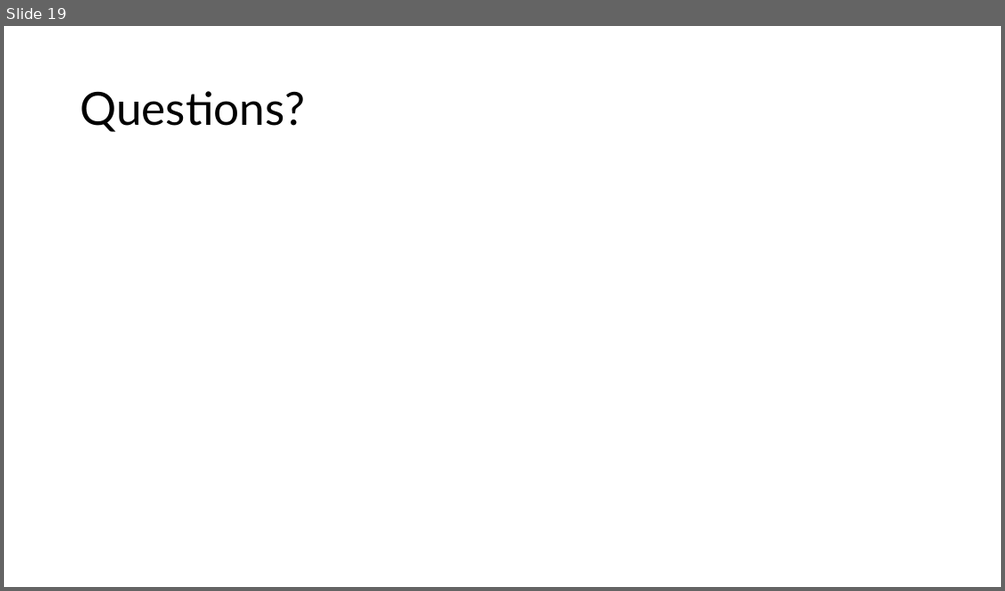
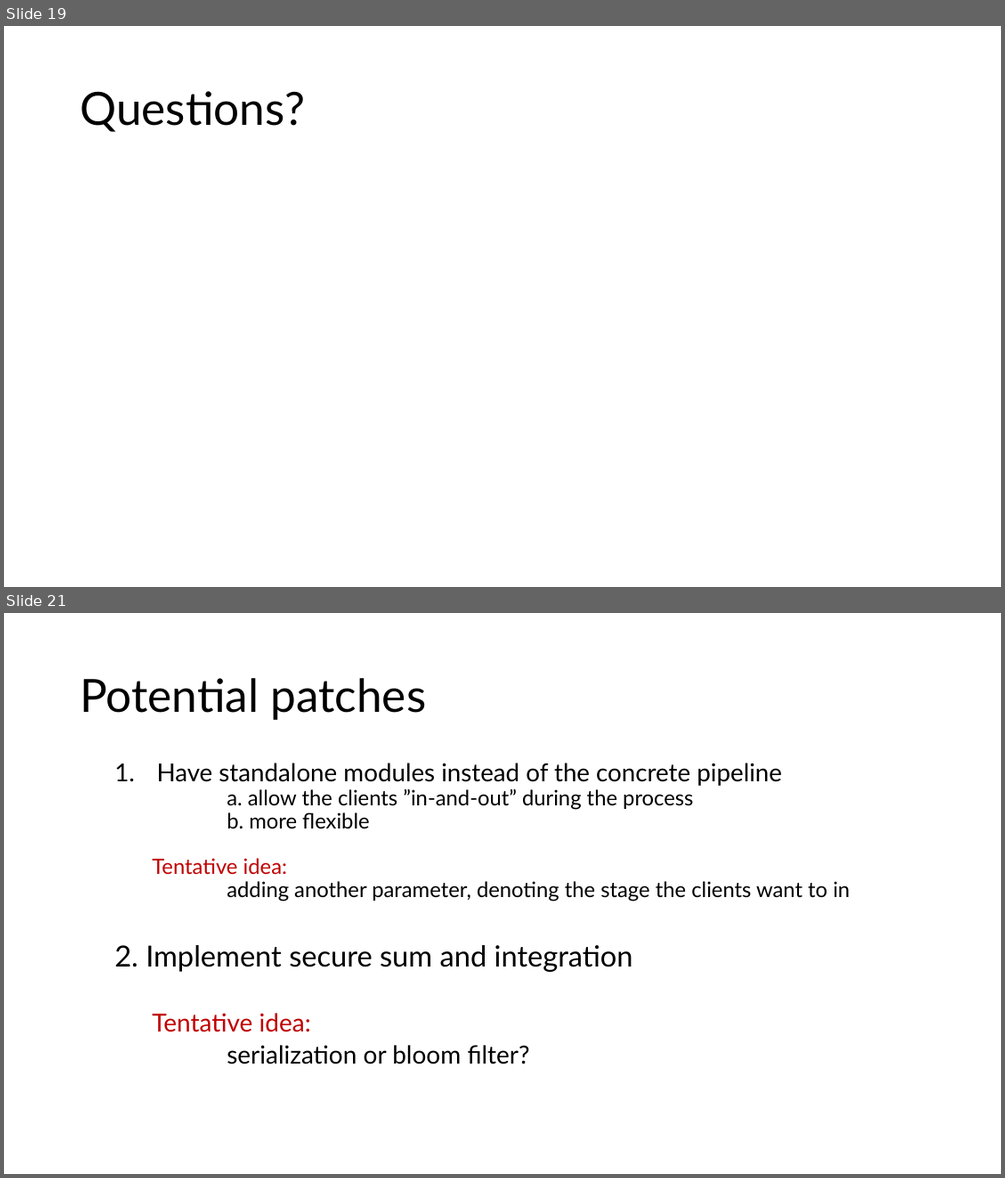
Before and after one commit to idsla/Fed-GWAS, a slide deck: pipeline/0321.pptx. Shown one above the other, each under a label of ours: slide 19 before the commit, slides 19 and 21 after it; the slides between them are not shown. The pictures are 1005x591 and 1005x1178 pixels, drawn with LibreOffice and Linux fonts; fonts in the diff are those of the drawing. Boxes give left, top, right and bottom in pixels: in the first picture for what was removed or moved away, otherwise in the second. Text is boxed around its words. In the diff, an @@ line names an element or a change of style, - is before the commit and + after.

```diff
--- a/pipeline/0321.pptx
+++ b/pipeline/0321.pptx
@@ slide 21 added at box(4, 613, 1001, 1174), background #FFFFFF @@
@@ title added at box(80, 678, 427, 720), 44 pt, text #000000 @@
+Potential patches
@@ text added at box(152, 763, 850, 901), 20.4 pt, text #000000 @@
+1. Have standalone modules instead of the concrete pipeline
+  a. allow the clients ”in-and-out” during the process
+  b. more flexible
+  Tentative idea:
+  adding another parameter, denoting the stage the clients want to in
@@ text added at box(114, 945, 633, 1064), 24 pt, text #000000 @@
+2. Implement secure sum and integration
+  Tentative idea:
+  serialization or bloom filter?
```
Also in this commit, not shown: 3 slides changed, 3 other slides added.
